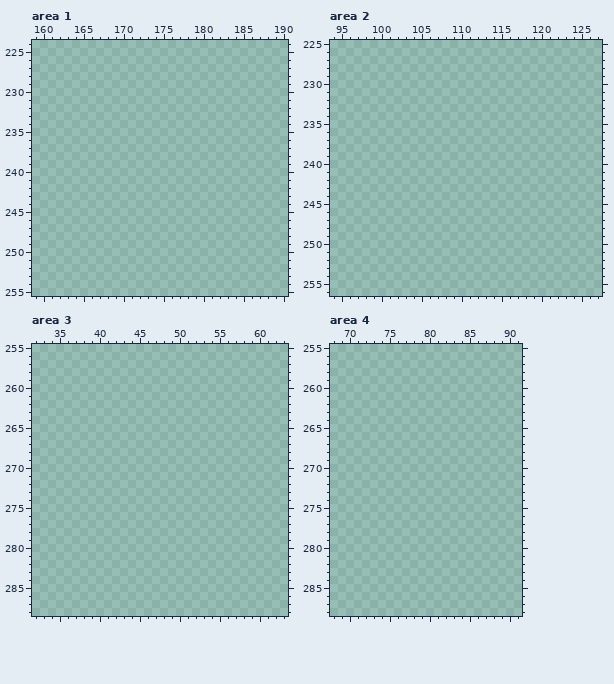
One commit to this pixel-art file: assets/sprites/work atlases/ItemAtlasWorkplace.aseprite. That is the earlier state.
528x592 pixels, 1 frame. Colours within 5 levels of each other are drawn and written as one. Shown: area 1: x 159..190, y 224..255; area 2: x 94..127, y 225..256; area 3: x 32..63, y 255..288; area 4: x 68..91, y 255..288. The old version is drawn lined up with the new one. The commit also changed other parts of the picture, which this record leaves out.
The result:
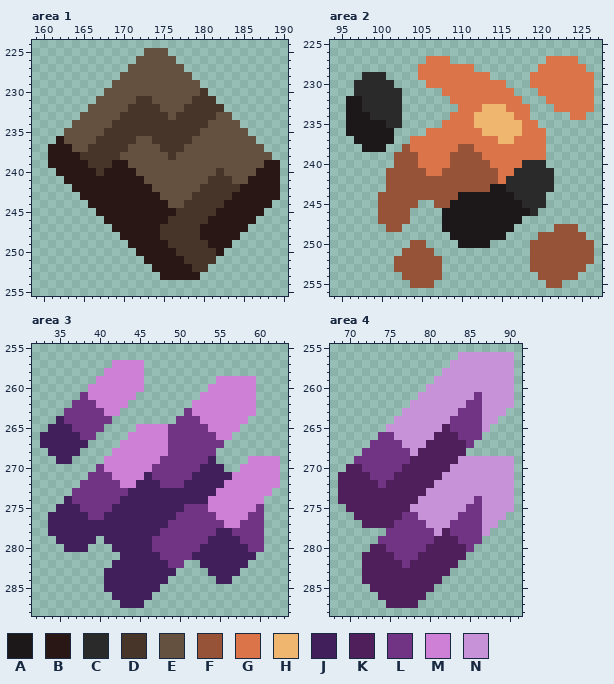
Palette (. is transparent): A #1c1819  B #291715  C #2a2a2a  D #483529  E #65513f  F #975337  G #db7448  H #eeb66f  J #411f5b  K #4e1f5b  L #713383  M #cd80d6  N #c792d7
Difference:
canvas 528x592 -> 528x608; drawings rearranged on the sheet (the old picture shows each at its new place)
Changed rows in their new state; - is an unchanged pixel.
Area 1:
first column x 161:
225 ------------EEE--------------
226 -----------EEEEE-------------
227 ----------EEEEEEE------------
228 ---------EEEEEEEEE-----------
229 --------EEEEEEEEEEE----------
230 -------EEEEEEEEEEEED---------
231 ------EEEEEDDEEEEEDDD--------
232 -----EEEEEDDDDEEEDDDDD-------
233 ----EEEEEDDDDDDEDDDDDEE------
234 ---EEEEEDDDDDDDDDDDDEEEE-----
235 --EEEEEDDDDDDDDDDDDEEEEEE----
236 -BEEEEDDDDDEEDDDDDEEEEEEEE---
237 BBBEEDDDDDEEEEDDDEEEEEEEEEE--
238 BBBBDDDDDEEEEEEDEEEEEEEEEEEE-
239 BBBBBDDDBBEEEEEEEEEEEEEEEEEBB
240 -BBBBBDBBBBEEEEEEEEEEDEEEEBBB
241 --BBBBBBBBBBEEEEEEEEDDDEEBBBB
242 ---BBBBBBBBBBEEEEEEDDDDDBBBBB
243 ----BBBBBBBBBBEEEEDDDDDBBBBBB
244 -----BBBBBBBBBBEEDDDDDBBBBBB-
245 ------BBBBBBBBBBDDDDDBBBBBB--
246 -------BBBBBBBBDDDDDBBBBBB---
247 --------BBBBBBDDDDDBBBBBB----
248 ---------BBBBBDDDDDBBBBB-----
249 ----------BBBBBDDDDDBBB------
250 -----------BBBBBDDDDDB-------
251 ------------BBBBBDDDD--------
252 -------------BBBBBDD---------
253 --------------BBBBB----------
Area 2:
first column x 96:
227 ----------GGG------------GGGG--
228 ---------GGGGGGG--------GGGGGG-
229 --CCC----GGGGGGGGG-----GGGGGGGG
230 -CCCCC----GGGGGGGGGG---GGGGGGGG
231 -CCCCCC-----GGGGGGGGG---GGGGGGG
232 AACCCCC------GGGGGGGGG---GGGGGG
233 AACCCCC-------GGGHHHGGG---GGGGG
234 AAACCCC------GGGHHHHHGG-----GG-
235 AAAAACC-----GGGGHHHHHHGG-------
236 AAAAAA----GGGGGGGHHHHHGGG------
237 -AAAAA--GGGGGGGGGGGHHGGGG------
238 --AAA--FGGGGGGFFGGGGGGGGG------
239 ------FFFGGGGFFFFGGGGGGGG------
240 ------FFFGGGGFFFFFGGGGCCC------
241 -----FFFFFGGFFFFFFFGGCCCCC-----
242 -----FFFFFFFFFFFFFFGCCCCCC-----
243 -----FFFFFFFFFFFFFAACCCCCC-----
244 ----FFFFFFFFFFAAAAAAACCCC------
245 ----FFFFF--FFAAAAAAAAACCC------
246 ----FFFF----AAAAAAAAAAAC-------
247 ----FFFF----AAAAAAAAAA---------
248 -----FF-----AAAAAAAAA-----FFF--
249 -------------AAAAAAA----FFFFFF-
250 --------FF----AAAA-----FFFFFFFF
251 -------FFFF------------FFFFFFFF
252 ------FFFFFF-----------FFFFFFFF
253 ------FFFFFF-----------FFFFFFF-
254 -------FFFFF------------FFFFF--
255 --------FFF--------------FF----
Area 3:
first column x 33:
257 ---------MMMM-----------------
258 --------MMMMM-----------------
259 -------MMMMMM---------MMMMM---
260 ------MMMMMMM--------MMMMMM---
261 -----LMMMMMM--------MMMMMMM---
262 ----LLLMMMM--------MMMMMMMM---
263 ---LLLLLMM--------LMMMMMMMM---
264 --JLLLLLL--------LLLMMMMMM----
265 -JJJLLLL----MMMMLLLLLMMMM-----
266 JJJJJLL----MMMMMLLLLLLMM------
267 JJJJJJ----MMMMMMLLLLLLL-------
268 -JJJJ----MMMMMMMLLLLLL--------
269 --JJ----MMMMMMMLLLLLLJ----MMMM
270 -------LMMMMMMLLLLLLJJJ--MMMMM
271 ------LLLMMMMJLLLLLJJJJJMMMMMM
272 -----LLLLLMMJJJLLLJJJJJMMMMMMM
273 ----LLLLLLLJJJJJJJJJJJMMMMMMM-
274 ---JLLLLLLJJJJJJJJJJJMMMMMMM--
275 --JJJLLLLJJJJJJJJJLLLMMMMMML--
276 -JJJJJLLJJJJJJJJJLLLLLMMMMLL--
277 -JJJJJJJJJJJJJJJLLLLLLLMMLLL--
278 -JJJJJJJJJJJJJJLLLLLLLJJLLLL--
279 --JJJJJ-JJJJJJLLLLLLLJJJJLLL--
280 ---JJJ---JJJJJLLLLLLJJJJJJLL--
281 ----------JJJJJLLLLJJJJJJJJ---
282 ---------JJJJJJJLL--JJJJJJ----
283 --------JJJJJJJJJ----JJJJ-----
284 --------JJJJJJJJ------JJ------
285 --------JJJJJJJ---------------
286 ---------JJJJJ----------------
287 ----------JJJ-----------------
Area 4:
first column x 69:
256 ---------------NNNNNNN
257 --------------NNNNNNNN
258 -------------NNNNNNNNN
259 ------------NNNNNNNNNN
260 -----------NNNNNNNNNNN
261 ----------NNNNNNNLNNNN
262 ---------NNNNNNNLLNNNN
263 --------NNNNNNNLLLNNN-
264 -------NNNNNNNLLLLNN--
265 ------NNNNNNNKLLLLN---
266 -----LLNNNNNKKKLLL----
267 ----LLLLNNNKKKKKL-----
268 ---LLLLLLNKKKKKK------
269 --LLLLLLLKKKKKKNNNNNNN
270 -KKLLLLLKKKKKKNNNNNNNN
271 KKKKLLLKKKKKKNNNNNNNNN
272 KKKKKLKKKKKKNNNNNNNNNN
273 KKKKKKKKKKKNNNNNNNNNNN
274 KKKKKKKKKKNNNNNNNLNNNN
275 -KKKKKKKKNNNNNNNLLNNNN
276 --KKKKKKLLNNNNNLLLNNN-
277 ---KKKKLLLLNNNLLLLNN--
278 ------LLLLLLNKLLLLN---
279 -----LLLLLLLKKKLLL----
280 ----KKLLLLLKKKKKL-----
281 ---KKKKLLLKKKKKK------
282 ---KKKKKLKKKKKK-------
283 ---KKKKKKKKKKK--------
284 ---KKKKKKKKKK---------
285 ----KKKKKKKK----------
286 -----KKKKKK-----------
287 ------KKKK------------
Boxes around the changes in both pictures, in picture pixels (x1, y1, x2, y2):
added: (48, 48, 280, 280)
added: (346, 56, 594, 288)
added: (40, 360, 280, 608)
added: (338, 352, 514, 608)
